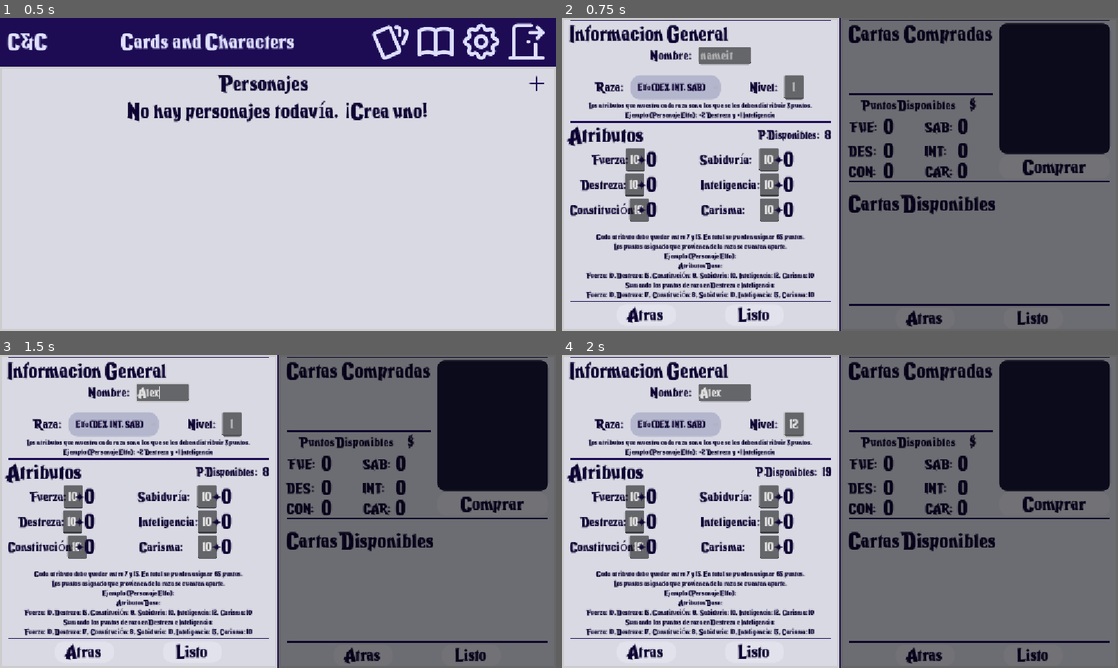
Above: before the commit, frames 1-4 (two rows, left to right).
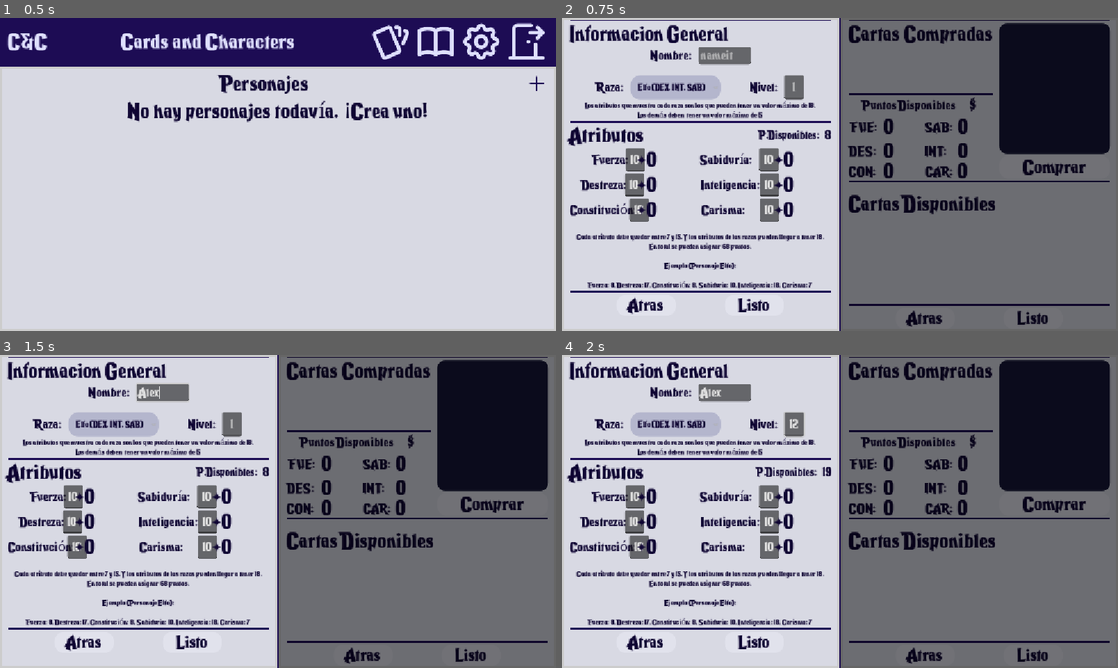
Above: after the commit, the same moments.

Repository: IanArroyoAguilar/cards-and-characters
Game: Godot game, scene res://main.tscn
Same seed, same stepped clock (60 frames per second), same inputs: the game is played once before the commit and once after it.
Inputs (mouse positions are in pixels of both pictures, inside the frame that each line leads up to):
- Up to frame 1 (0.5 s): no input
- Up to frame 2 (0.75 s): click (1101, 83) at 0.5 s
- Up to frame 3 (1.5 s): click (161, 392) at 1.27 s; type "Alex" at 1.35 s
- Up to frame 4 (2 s): click (795, 423) at 1.5 s; type "12" at 1.58 s

Frame 1 is identical in both runs. In frame 2, 4.6% of the frame differs, in the area x 1-49%, y 26-98%; in frame 3, 4.6%; in frame 4, 4.6%.

Commit message:
Arreglando mensaje de explicacion en creacion de personaje

Diff:
--- a/PersonajeLogic/CreacionPersonaje/creacion_personaje.tscn
+++ b/PersonajeLogic/CreacionPersonaje/creacion_personaje.tscn
@@ -222,8 +222,8 @@
 [node name="Label" type="Label" parent="DivisorPrincipal/PanelInformacion/Subpaneles/InformacionGeneral" unique_id=980294982]
 layout_mode = 2
 theme_override_font_sizes/font_size = 15
-text = "Los atributos que muestra cada raza son a los que se les deben distribuir 3 puntos.
-Ejemplo (Personaje Elfo): +2 Destreza y +1 Inteligencia"
+text = "Los atributos que muestra cada raza son los que pueden tener un valor máximo de 18.
+Los demás deben  tener un valor máximo de 15"
 horizontal_alignment = 1
 
 [node name="ColorRect" type="ColorRect" parent="DivisorPrincipal/PanelInformacion/Subpaneles/InformacionGeneral" unique_id=1697083928]
@@ -452,13 +452,12 @@
 [node name="Label" type="Label" parent="DivisorPrincipal/PanelInformacion/Subpaneles/Atributos" unique_id=1837421087]
 layout_mode = 2
 theme_override_font_sizes/font_size = 15
-text = "Cada atributo debe quedar entre 7 y 15. En total se pueden asignar 65 puntos.
-Los puntos asignado que provienen de la raza se cuentan aparte.
+text = "Cada atributo debe quedar entre 7 y 15. Y los atributos de las razas pueden llegar a tener 18.
+En total se pueden asignar 68 puntos.
+
 Ejemplo (Personaje Elfo):
-Atributos Base:
-Fuerza: 10, Destreza: 15, Constitución: 8, Sabiduria: 10, Inteligencia: 12, Carisma: 10
-Sumando los puntos de raza en Destreza e Inteligencia:
-Fuerza: 10, Destreza: 17, Constitución: 8, Sabiduria: 10, Inteligencia: 13, Carisma: 10"
+
+Fuerza: 8, Destreza: 17, Constitución: 8, Sabiduria: 10, Inteligencia: 18, Carisma: 7"
 horizontal_alignment = 1
 
 [node name="ColorRect" type="ColorRect" parent="DivisorPrincipal/PanelInformacion/Subpaneles/Atributos" unique_id=376865373]
